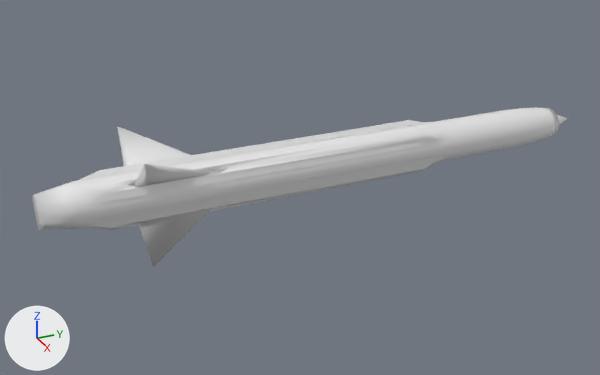
One commit to the OBJ model meshes/AAM4.obj: the scene before it, then after it.
One viewpoint serves both versions: a 50 mm lens placed at (4.27, -2.16, 1.99), pointed at (-0.03, -0.23, -0.16). Lighting does not change. The marker at lower left points along +X, +Y and +Z. Where no turn or scale is listed for an object, it has been applied to the vertices.

Objects in the first picture: 'AAM4'.
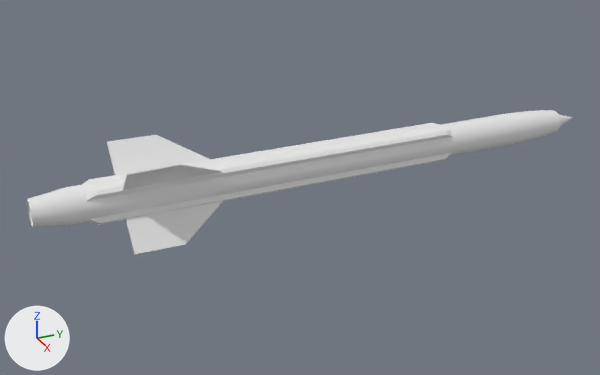
Boxes [x1, y1, x2, y2] around the edits, measured in the pictures (600 x 375 px):
'AAM4', reshaped (9% shorter): before [33, 108, 569, 267]; after [27, 110, 572, 255]
part 1 of me_aam4, rebuilt: before [33, 108, 569, 230]; after [27, 110, 561, 228]
part 2 of me_aam4, rebuilt (13% shorter): before [81, 125, 449, 207]; after [85, 130, 453, 201]
part 3 of me_aam4, rebuilt: before [117, 126, 190, 166]; after [107, 135, 210, 175]
part 4 of me_aam4, rebuilt (20% wider, 12% taller): before [134, 164, 216, 187]; after [123, 164, 222, 190]
part 5 of me_aam4, rebuilt: before [138, 208, 212, 267]; after [126, 201, 223, 255]
part 6 of me_aam4, added: after [558, 114, 572, 126]
part 7 of me_aam4, added: after [83, 123, 451, 225]

What the commit changed:
Material 'Material.001' (mat_material_001) is new.
Its base color is (0.8, 0.8, 0.8) (white #e7e7e7).
Its roughness is 1.0.
Material 'Material.005' (mat_material_005) is new.
Its base color is (0.8, 0.8, 0.8) (white #e7e7e7).
Its roughness is 1.0.
Material 'Material.011' (mat_material_011) is new.
Its base color is (0.8, 0.8, 0.8) (white #e7e7e7).
Its roughness is 1.0.
Material 'Material.004' (mat_material_004) is new.
Its base color is (0.8, 0.8, 0.8) (white #e7e7e7).
Its roughness is 1.0.
me_aam4 is used by ob_aam4; location (0.0, 0.0, 0.0).
me_aam4 had 277 vertices, 466 faces and spanned x -0.31..0.31, y -1.8..1.83, z -0.31..0.31.
me_aam4 now has 368 vertices, 696 faces and spans x -0.25..0.25, y -1.84..1.86, z -0.25..0.25.
me_aam4 part 1: the loose piece of 197 vertices spanning x -0.14..0.14, y -1.8..1.83, z -0.14..0.14 is rebuilt with 240 vertices and now spans x -0.11..0.11, y -1.84..1.69, z -0.11..0.11.
me_aam4 part 2: the loose piece of 30 vertices spanning x 0.04..0.14, y -1.58..0.75, z 0.04..0.14 is rebuilt with 8 vertices and now spans x 0.05..0.1, y -1.55..0.81, z 0.05..0.1, in mat_material_005 (white #e7e7e7).
me_aam4 part 3: the loose piece of 5 vertices spanning x -0.31..-0.07, y -1.29..-0.78, z 0.08..0.31 is rebuilt with 8 vertices and now spans x -0.25..-0.09, y -1.34..-0.77, z 0.09..0.25, in mat_material_005 (white #e7e7e7).
me_aam4 part 4: the loose piece of 5 vertices spanning x 0.07..0.31, y -1.29..-0.78, z 0.07..0.31 is rebuilt with 8 vertices and now spans x 0.09..0.25, y -1.34..-0.77, z 0.09..0.25, in mat_material_005 (white #e7e7e7).
me_aam4 part 5: the loose piece of 5 vertices spanning x 0.07..0.31, y -1.29..-0.78, z -0.31..-0.08 is rebuilt with 8 vertices and now spans x 0.09..0.25, y -1.34..-0.77, z -0.25..-0.09, in mat_material_005 (white #e7e7e7).
me_aam4 part 6: a new loose piece of 64 vertices spanning x -0.07..0.07, y 1.47..1.86, z -0.07..0.07, in mat_material_011 (white #e7e7e7).
Part 7, on me_aam4:
16 vertices are added at x -0.1..0.1, y -1.55..0.81, z -0.1..0.1.
24 new faces join them, mat_material_005 (white #e7e7e7).
me_aam4 now uses material mat_material_005 (white #e7e7e7).
me_aam4 now uses material mat_material_011 (white #e7e7e7).
me_aam4 now uses material mat_material_004 (white #e7e7e7).
me_aam4 now uses material mat_material_001 (white #e7e7e7).
